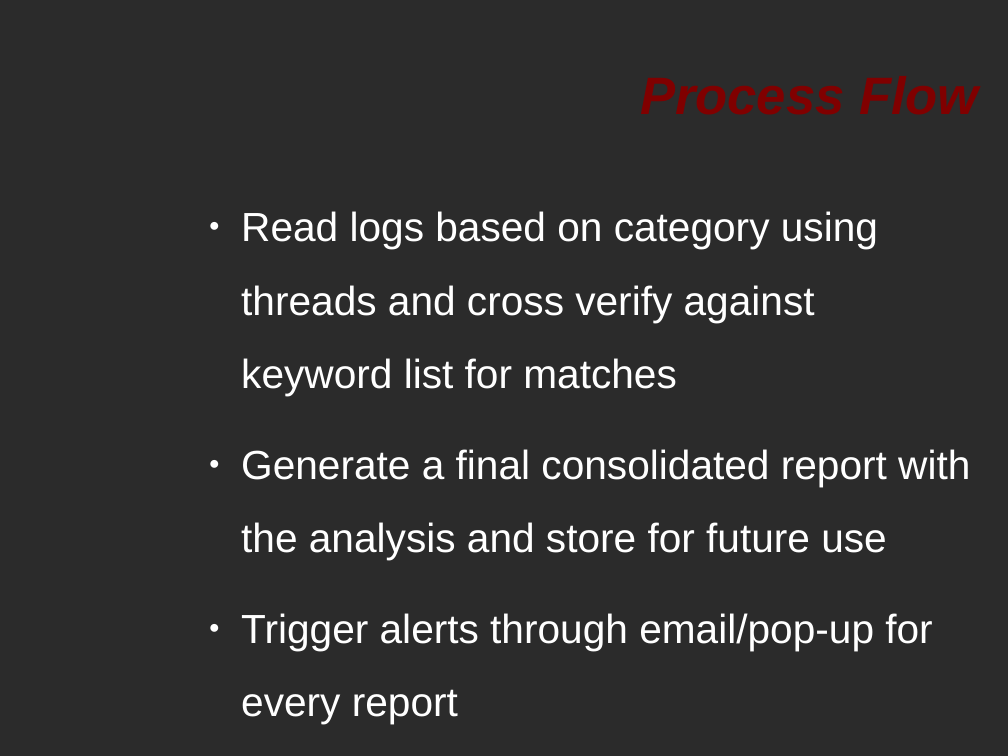
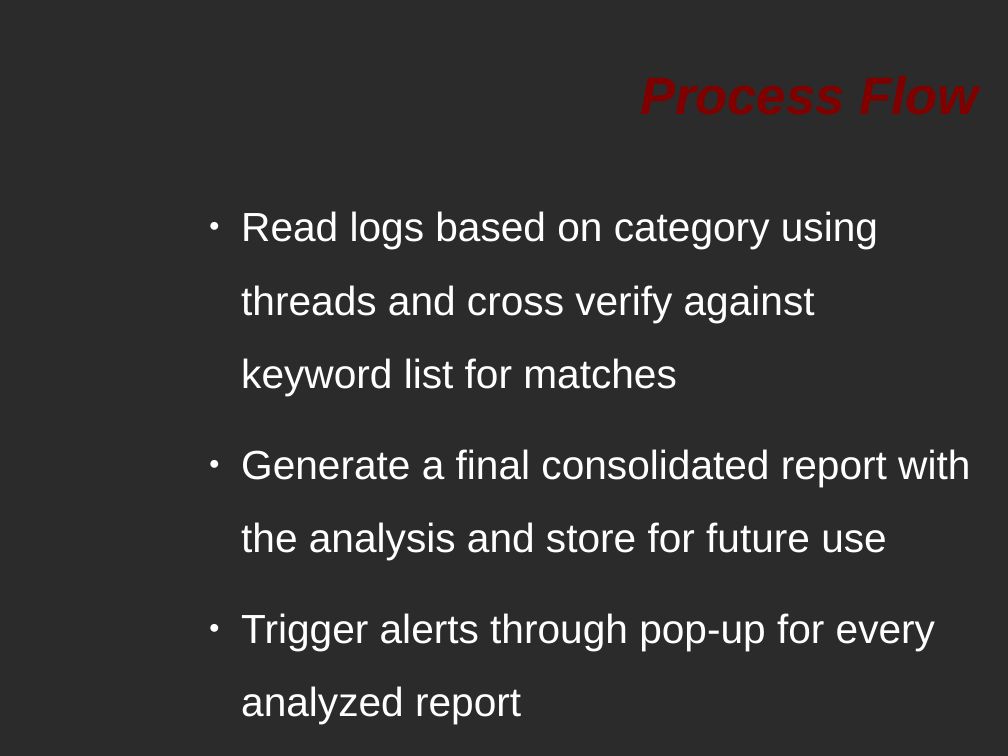
Before and after one commit to HackLikePegasus/PegasusRTM, a slide deck: slide 6 of Presentation.odp. Drawn at 1008x756 pixels with LibreOffice and Linux fonts; fonts in the diff are those of the drawing; background and template pictures are left out; a plain dark background stands for a picture behind light text. Boxes give left, top, right and bottom in pixels: in the first picture for what was removed or moved away, otherwise in the second. Text is boxed around its words. In the diff, an @@ line names an element or a change of style, - is before the commit and + after.

```diff
--- a/Presentation.odp
+++ b/Presentation.odp
@@ text at box(241, 613, 935, 724): text changed @@
-● Trigger alerts through email/pop-up for every report
+● Trigger alerts through pop-up for every analyzed report
```
Also in this commit, not shown: 2 slides added, 1 slide removed, 7 other files.
